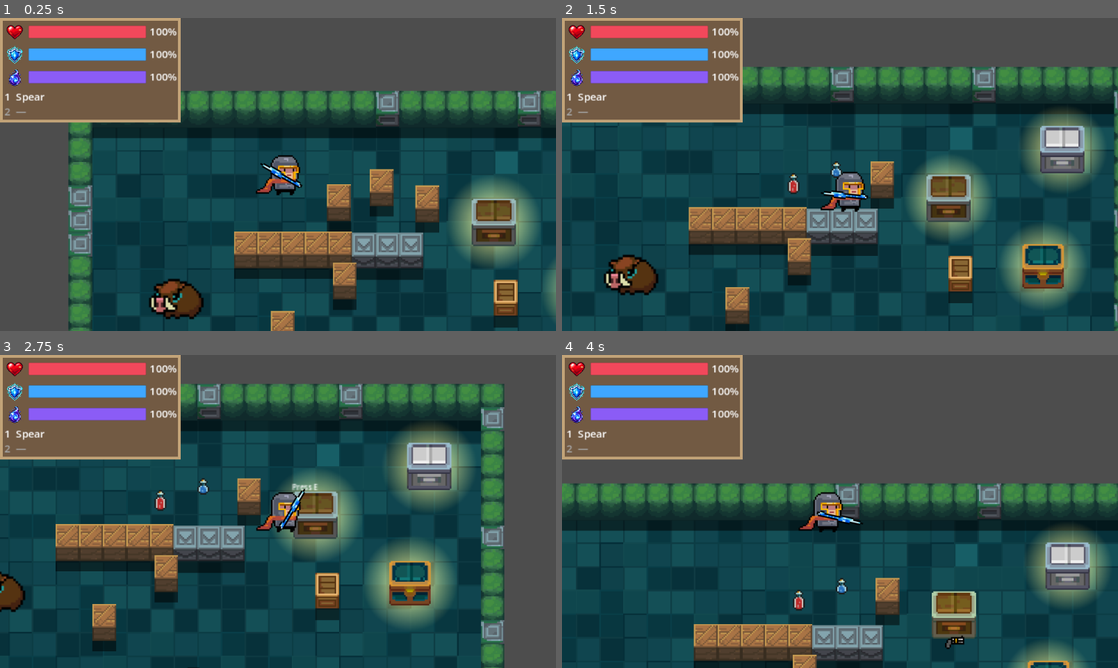
Above: before the commit, frames 1-4 (two rows, left to right).
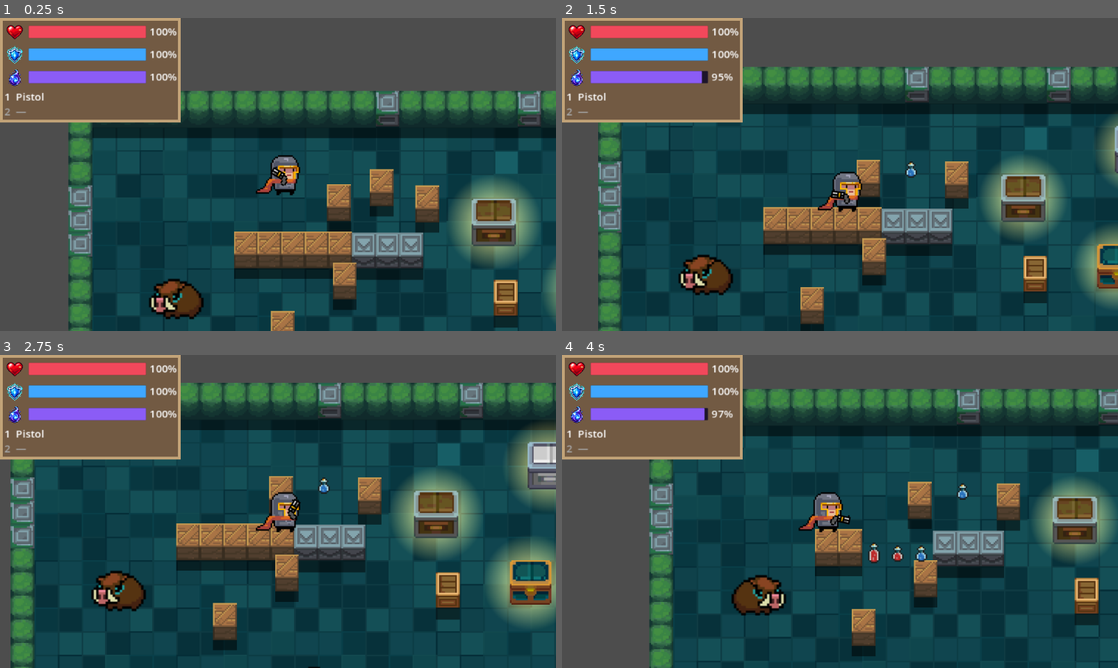
Above: after the commit, the same moments.

Repository: howtokys/eternal-sparks
Game: Godot game, scene res://scenes/First_Room.tscn
Same seed, same stepped clock (60 frames per second), same inputs: the game is played once before the commit and once after it.
Inputs (mouse positions are in pixels of both pictures, inside the frame that each line leads up to):
- Up to frame 1 (0.25 s): no input
- Up to frame 2 (1.5 s): tap Enter at 0.5 s; move the mouse to (962, 158) at 0.52 s; hold D (move_right) 0.53-1.28 s; hold E (interact) 0.53-1.28 s; click (962, 158) at 0.67 s; move the mouse to (728, 190) at 1.27 s; hold S (move_down) from 1.28 s (still down); tap 1 (weapon_slot_1) at 1.35 s
- Up to frame 3 (2.75 s): move the mouse to (333, 442) at 2.02 s; release S (move_down) at 2.03 s; hold D (move_right) from 2.03 s (still down); hold 2 (weapon_slot_2) from 2.03 s (still down)
- Up to frame 4 (4 s): tap E (interact) at 2.75, 2.85 s; move the mouse to (812, 574) at 2.77 s; release D (move_right) at 2.78 s; release 2 (weapon_slot_2) at 2.78 s; hold W (move_up) 2.78-3.53 s; click (812, 574) at 2.92 s; move the mouse to (1006, 558) at 3.52 s; hold A (move_left) from 3.53 s (still down); hold 1 (weapon_slot_1) from 3.53 s (still down)

The runs differ from the first frame. In frame 1, 0.2% of the frame differs, in the area x 2-55%, y 23-55%; in frame 2, 36%; in frame 3, 44%; in frame 4, 60%, in the area x 0-100%, y 10-100%.

Commit message:
feat: update bullet behavior; add enemy script check for impact burst

Diff:
--- a/scenes/Player.tscn
+++ b/scenes/Player.tscn
@@ -6,7 +6,6 @@
 [ext_resource type="Script" uid="uid://deyfps0gdfuso" path="res://scripts/hurt_box.gd" id="4_qr83c"]
 [ext_resource type="PackedScene" uid="uid://dtpx4cociiagf" path="res://scenes/gun.tscn" id="6_70d11"]
 [ext_resource type="Script" uid="uid://hap3v5dcihvt" path="res://scripts/health_component.gd" id="6_cw2d6"]
-[ext_resource type="Resource" uid="uid://dbo3l35tyehh" path="res://scripts/weapons/data/spear.tres" id="6_khinc"]
 [ext_resource type="Script" uid="uid://bdlnm3owk34dd" path="res://scripts/Buffs/buff_manager.gd" id="7_cw2d6"]
 
 [sub_resource type="ShaderMaterial" id="ShaderMaterial_7r1i8"]
@@ -58,7 +57,6 @@
 
 [node name="Gun" parent="." unique_id=1295489834 instance=ExtResource("6_70d11")]
 position = Vector2(7, 4)
-data = ExtResource("6_khinc")
 
 [node name="Camera2D" type="Camera2D" parent="." unique_id=1614490843]
 zoom = Vector2(1.7, 1.7)
--- a/scripts/bullet.gd
+++ b/scripts/bullet.gd
@@ -11,6 +11,7 @@
 var knockback: float = 0.0
 var _data: WeaponData
 const DEFAULT_PROJECTILE_TEXTURE: Texture2D = preload("res://sprites/Bullet.png")
+const ENEMY_SCRIPT: Script = preload("res://scripts/enemy.gd")
 var data: WeaponData:
 	get:
 		return _data
@@ -58,12 +59,14 @@
 func _physics_process(delta: float) -> void:
 	position += target_position * speed * delta
 
-func _on_body_entered(_body: Node2D) -> void:
-	_spawn_impact_burst()
+func _on_body_entered(body: Node2D) -> void:
+	if body.get_script() != ENEMY_SCRIPT:
+		_spawn_impact_burst()
 	queue_free()
 
-func _on_area_entered(_area: Area2D) -> void:
-	_spawn_impact_burst()
+func _on_area_entered(area: Area2D) -> void:
+	if area.get_parent().get_script() != ENEMY_SCRIPT:
+		_spawn_impact_burst()
 	_hit()
 
 func _spawn_impact_burst() -> void:
